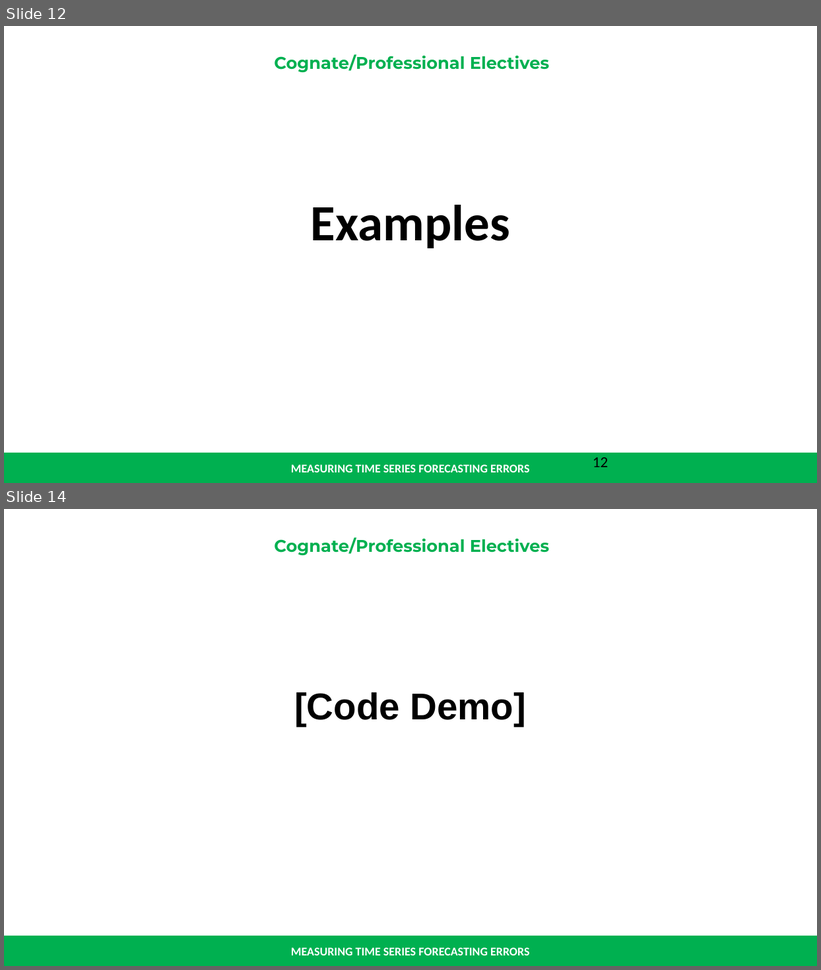
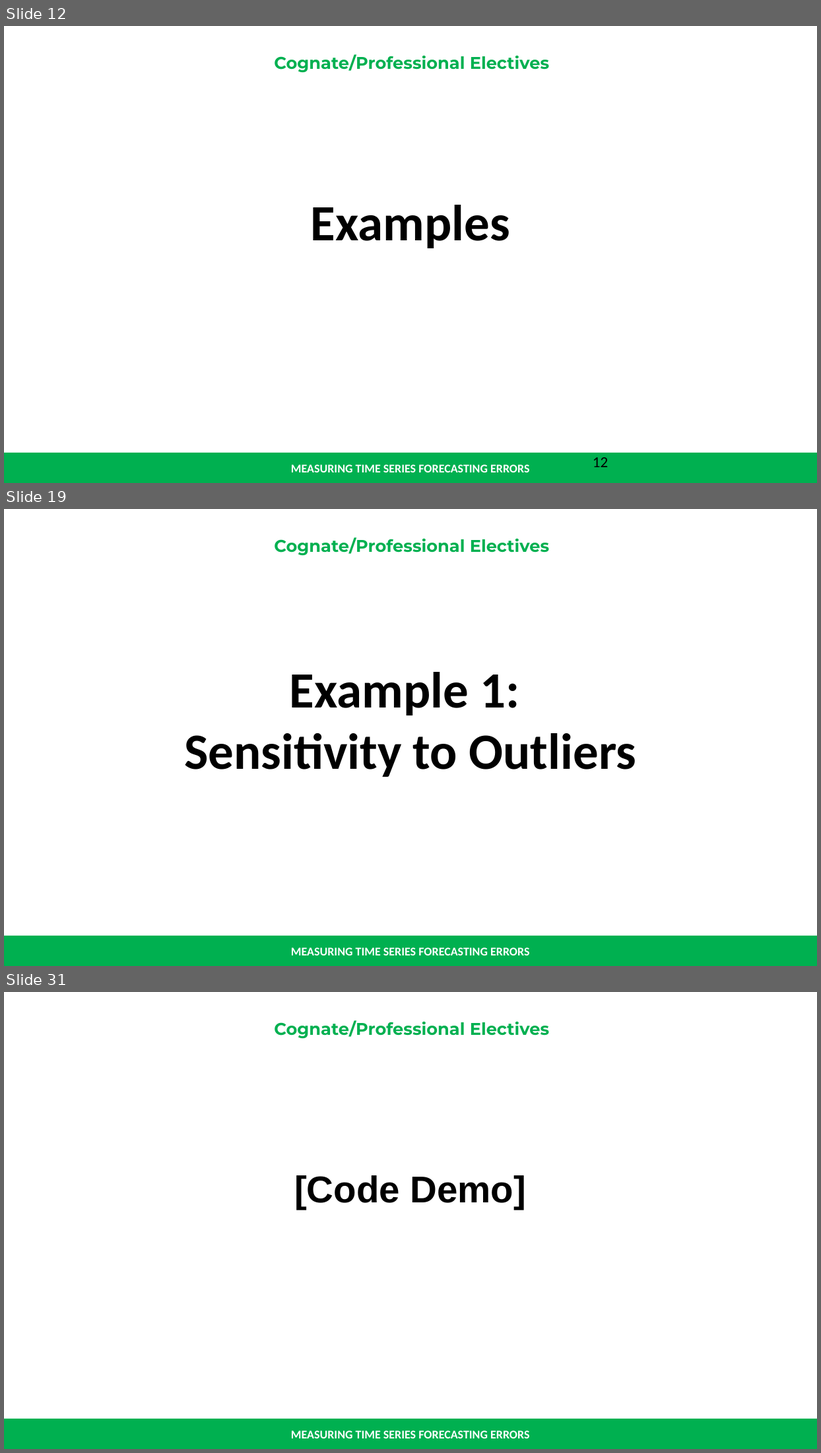
Before and after one commit to renatomaaliw3/public_files, a slide deck: CPE Electives (1 - 3)/01. Lectures Notebook/000. Presentations & Text Books/01. Presentation Slides/06.8 Measuring Forecasting Errors.pptx. Shown one above the other, each under a label of ours: slides 12 and 14 before the commit, slides 12, 19 and 31 after it; the slides between them are not shown. The pictures are 821x970 and 821x1453 pixels, drawn with LibreOffice and Linux fonts; fonts in the diff are those of the drawing. Boxes give left, top, right and bottom in pixels: in the first picture for what was removed or moved away, otherwise in the second. Text is boxed around its words. In the diff, an @@ line names an element or a change of style, - is before the commit and + after.

```diff
--- a/CPE Electives (1 - 3)/01. Lectures Notebook/000. Presentations & Text Books/01. Presentation Slides/06.8 Measuring Forecasting Errors.pptx
+++ b/CPE Electives (1 - 3)/01. Lectures Notebook/000. Presentations & Text Books/01. Presentation Slides/06.8 Measuring Forecasting Errors.pptx
@@ slide 19 added at (x1=4, y1=509, x2=817, y2=966), background #FFFFFF; not listed: 3 template elements that a slide beside it also shows @@
@@ text added at (x1=184, y1=672, x2=637, y2=777), 60 pt, text #000000, bold @@
+Example 1:
+Sensitivity to Outliers
@@ what was slide 14 is now slide 31 @@
```
Also in this commit, not shown: 1 slide changed, 16 other slides added, 1 other file.
